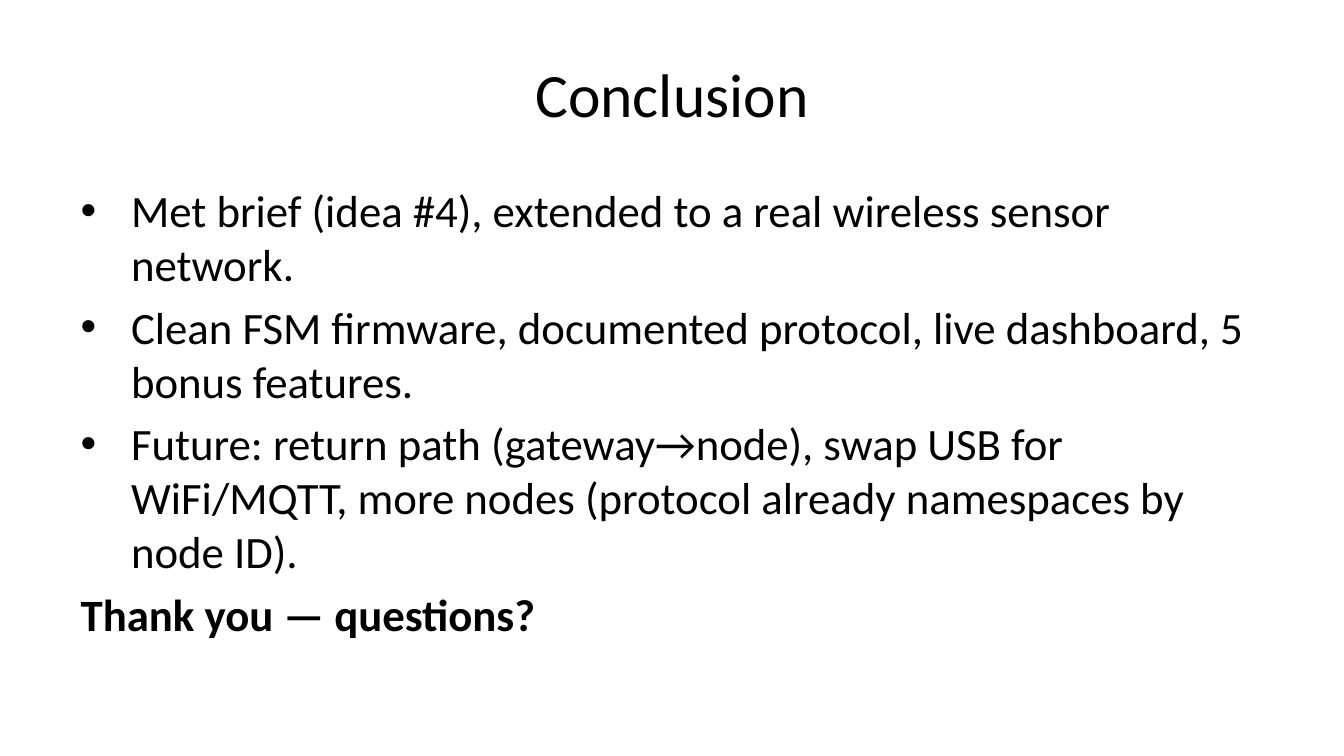
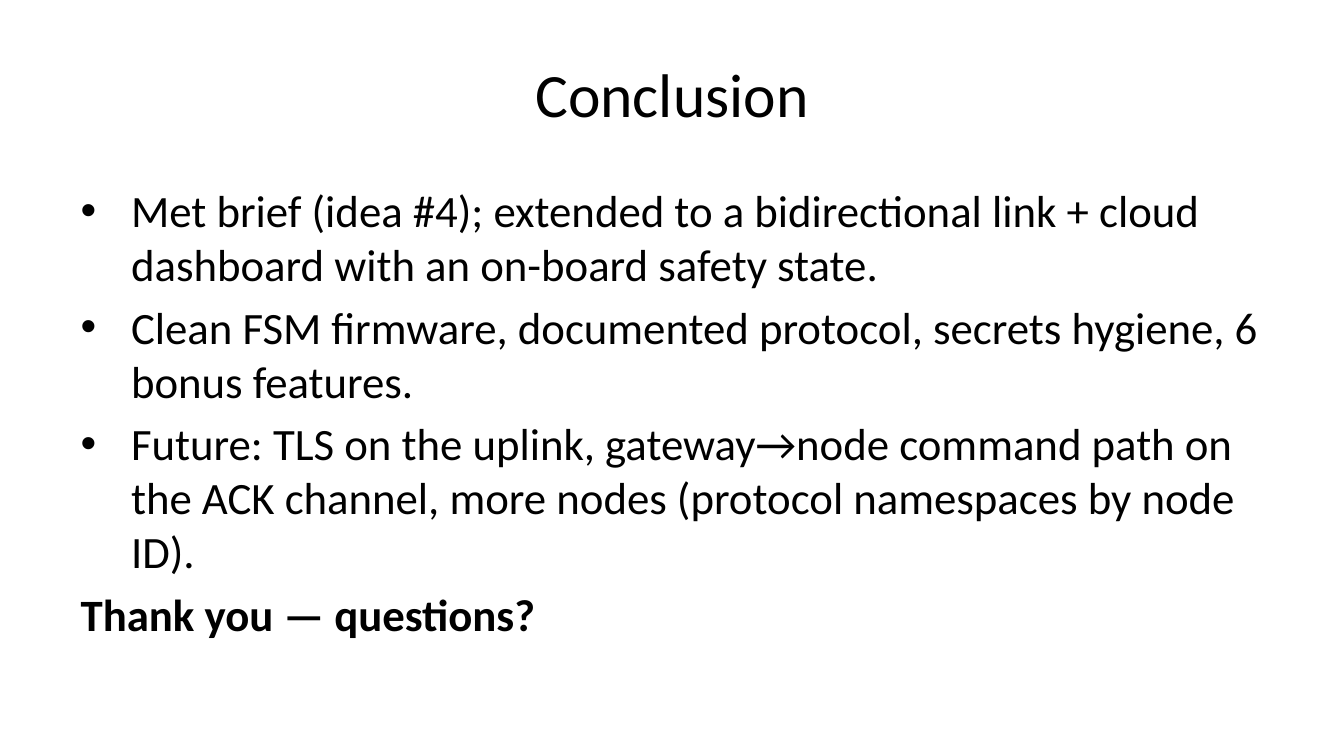
Before and after one commit to Gabrcodes/sunsand-iot-monitor, a slide deck: slide 16 of docs/slides.pptx. Drawn at 1344x756 pixels with LibreOffice and Linux fonts; fonts in the diff are those of the drawing. Boxes give left, top, right and bottom in pixels: in the first picture for what was removed or moved away, otherwise in the second. Text is boxed around its words. In the diff, an @@ line names an element or a change of style, - is before the commit and + after.

```diff
--- a/docs/slides.pptx
+++ b/docs/slides.pptx
@@ text at [131,194,1258,574]: text changed @@
-• Met brief (idea #4), extended to a real wireless sensor network.
-• Clean FSM firmware, documented protocol, live dashboard, 5 bonus features.
-• Future: return path (gateway→node), swap USB for WiFi/MQTT, more nodes (protocol already namespaces by node ID).
+• Met brief (idea #4); extended to a bidirectional link + cloud dashboard with an on-board safety state.
+• Clean FSM firmware, documented protocol, secrets hygiene, 6 bonus features.
+• Future: TLS on the uplink, gateway→node command path on the ACK channel, more nodes (protocol namespaces by node ID).
```
Also in this commit, not shown: 11 other slides changed, 3 slides added, 3 slides removed, 15 other files.
